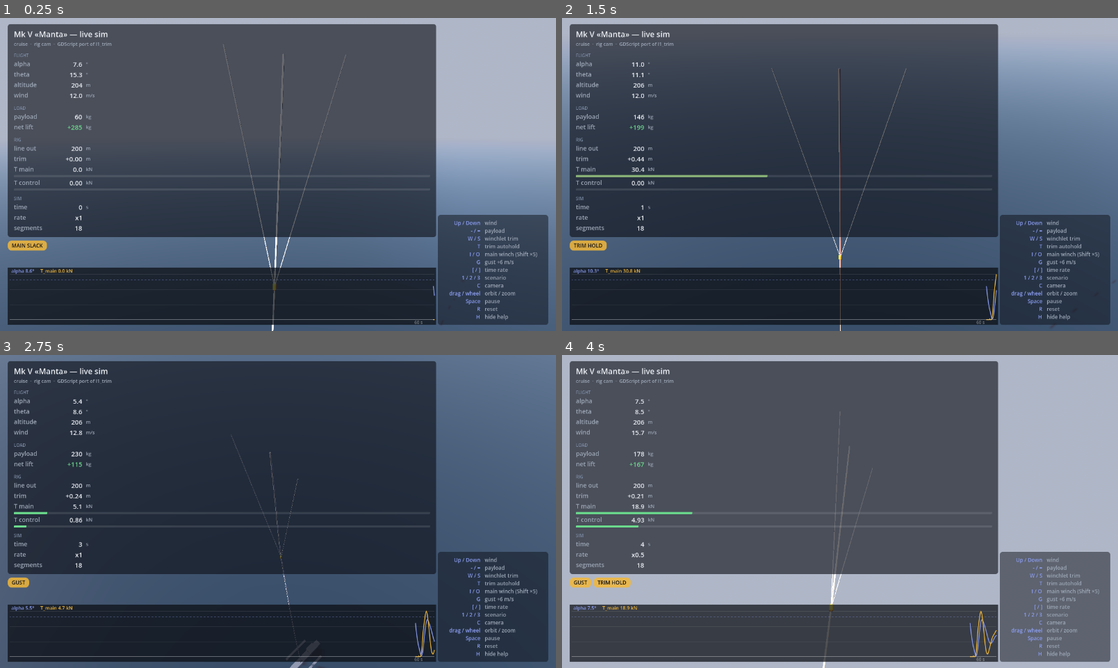
Above: before the commit, frames 1-4 (two rows, left to right).
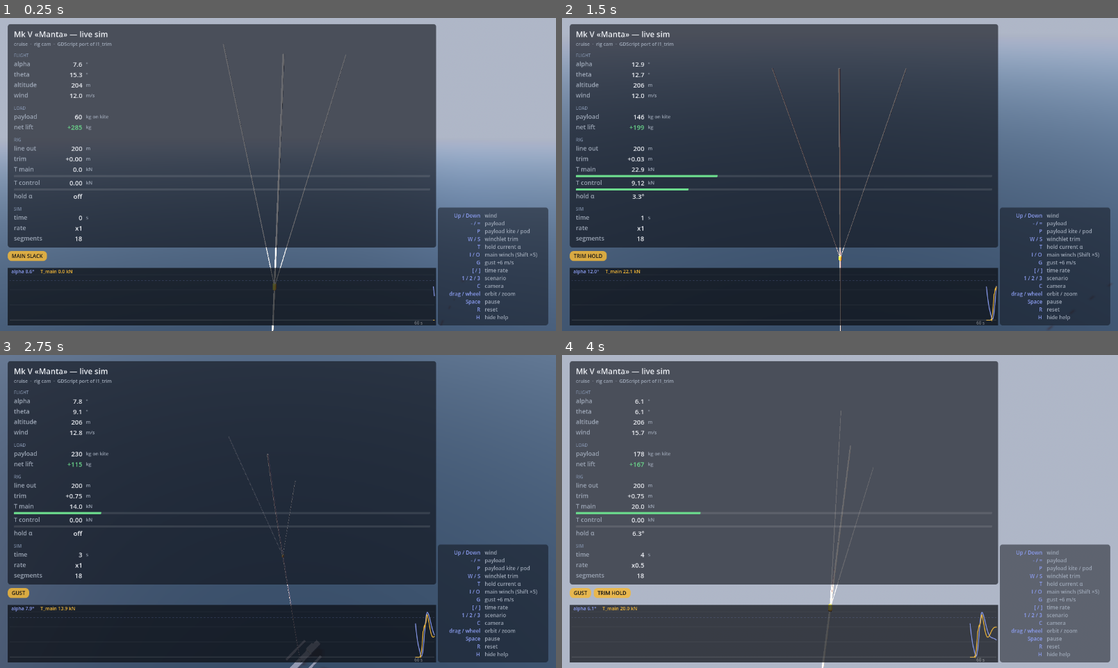
Above: after the commit, the same moments.

Repository: tijmenvanegmond/kytoon
Game: Godot game, scene res://sim/mkv_sim.tscn
Same seed, same stepped clock (60 frames per second), same inputs: the game is played once before the commit and once after it.
Inputs (mouse positions are in pixels of both pictures, inside the frame that each line leads up to):
- Up to frame 1 (0.25 s): no input
- Up to frame 2 (1.5 s): move the mouse to (962, 158) at 0.52 s; hold = (sim_payload_up) 0.53-1.25 s; hold T (sim_trim_hold) 0.53-1.25 s; click (962, 158) at 0.67 s; drag from (728, 190) to (812, 237) at 1.27 s
- Up to frame 3 (2.75 s): move the mouse to (333, 442) at 2.02 s; hold = (sim_payload_up) from 2.03 s (still down); hold G (sim_gust) from 2.03 s (still down); tap T (sim_trim_hold) at 2.3 s
- Up to frame 4 (4 s): release = (sim_payload_up) at 2.75 s; release G (sim_gust) at 2.75 s; drag from (812, 574) to (673, 464) at 2.77 s; move the mouse to (1006, 558) at 3.52 s; hold - (sim_payload_down) from 3.53 s (still down); hold [ (sim_time_slower) from 3.53 s (still down); tap T (sim_trim_hold) at 3.8 s

The runs differ from the first frame. In frame 1, 4.8% of the frame differs, in the area x 1-99%, y 30-99%; in frame 2, 5.4%, in the area x 1-100%, y 14-100%; in frame 3, 5.1%; in frame 4, 5.3%.

Commit message:
capture hover bullshi

Diff:
--- a/godot/project.godot
+++ b/godot/project.godot
@@ -40,6 +40,11 @@
 sim_wind_down={
 "deadzone": 0.5,
 "events": [Object(InputEventKey,"resource_local_to_scene":false,"resource_name":"","device":-1,"window_id":0,"alt_press …(195 unchanged characters)…
+]
+}
+sim_payload_where={
+"deadzone": 0.5,
+"events": [Object(InputEventKey,"resource_local_to_scene":false,"resource_name":"","device":-1,"window_id":0,"alt_pressed":false,"shift_pressed":false,"ctrl_pressed":false,"meta_pressed":false,"pressed":false,"keycode":0,"physical_keycode":80,"key_label":0,"unicode":0,"location":0,"echo":false,"script":null)
 ]
 }
 sim_payload_up={
--- a/godot/sim/mkv_sim.gd
+++ b/godot/sim/mkv_sim.gd
@@ -23,8 +23,10 @@
 const WINCH_RATE := 0.5            # m/s, control winchlet
 const MAIN_WINCH_RATE := 2.0       # m/s, main recovery winch
 const T_TEND := 3000.0             # N, ctl drum constant-tension when docked
-const THETA_HOLD_DEG := 10.0       # theta setpoint for pod autotrim
-const THETA_HOLD_GAIN := 0.08      # m of ctl-line per (deg-error * s)
+const ALPHA_HOLD_GAIN := 0.08      # m of ctl-line per (deg-error * s)
+const FP_CL := 1.0                 # flat-plate lift peak, CL = FP_CL·sin2α
+const FP_CD_MAX := 1.9             # bluff-body drag at 90°
+const FP_BLEND := 12.0             # degrees of blend out of the table
 const MAX_STEPS_PER_FRAME := 360   # frame-time guard for fast-forward
 const TIME_RATES := [0.25, 0.5, 1.0, 2.0, 4.0, 8.0]
 
@@ -60,12 +62,16 @@
 var n_seg := 0
 
 var payload_kg := 60.0
+var payload_on_pod := false
+var start_payload := -1.0           # >= 0 when set from the command line
+var start_wind := -1.0
 var wind_base := 12.0
 var sim_t := 0.0
 var gust_t0 := -1e9
 var paused := false
 var splashed := false
 var trim_hold := false
+var alpha_hold_deg := 6.0
 var scenario := 0
 var rate_idx := 2
 var mode := "interactive"           # | "selftest" | "recovery" | "demo"
@@ -96,15 +102,40 @@
 		elif arg.begins_with("--demo-out="):
 			mode = "demo"
 			out_path = arg.split("=")[1]
+		elif arg.begins_with("--fly-test="):
+			mode = "fly"
+			out_path = arg.split("=")[1]
+		elif arg.begins_with("--wind="):
+			start_wind = float(arg.split("=")[1])
+		elif arg.begins_with("--payload="):
+			start_payload = float(arg.split("=")[1])
+		elif arg == "--payload-on-pod":
+			payload_on_pod = true
 	_load_params()
+	if start_payload >= 0.0:
+		_apply_payload(start_payload)
 	if mode == "selftest":
+		# the gate always runs the spec config, whatever the flags say
+		payload_on_pod = false
 		_reset_reference()
 		seg_mode = false     # parity mode: straight line, matches l1_trim
 		_run_selftest()
 		return
 	if mode == "recovery":
+		var keep := payload_kg
 		_reset_reference()
+		if start_payload >= 0.0:
+			_apply_payload(keep)
 		_run_recovery_test()
+		return
+	if mode == "fly":
+		var hold := payload_kg
+		_reset_reference()
+		if start_payload >= 0.0:
+			_apply_payload(hold)
+		if start_wind > 0.0:
+			wind_base = start_wind
+		_run_fly_test()
 		return
 	_reset()
 	_build()
@@ -138,7 +169,12 @@
 func _apply_payload(kg: float) -> void:
 	payload_kg = clampf(kg, 0.0, 1500.0)
 	var m_skin: float = P["m_skin"]
-	var m_pod: float = payload_kg + float(P["rigging_kg"])
+	# on the pod the payload hangs on the tether, not on the wing: it
+	# leaves the kite's mass, CG and inertia entirely and becomes a point
+	# mass on the line (see _substep_segmented). Segmented line only —
+	# the straight-line parity model has no line to hang it from.
+	var carried: float = 0.0 if payload_on_pod else payload_kg
+	var m_pod: float = carried + float(P["rigging_kg"])
 	var m_total: float = m_skin + m_pod
 	var p_main := Vector2(P["p_main"][0], P["p_main"][1])
 	var r_skin := Vector2(P["r_skin"][0], P["r_skin"][1])
@@ -153,9 +189,11 @@
 		+ float(P["m_added_z"]) * r_cg.x * r_cg.x + float(P["ia_d"])
 
 
-## Net static lift [kg]: positive floats, negative must be flown.
+## Net static lift of the whole system [kg] — payload counts wherever it
+## hangs. Positive floats, negative must be flown.
 func net_lift_kg() -> float:
-	return float(P["buoyancy_n"]) / float(P["g"]) - float(P["m_total"])
+	var hung: float = payload_kg if payload_on_pod else 0.0
+	return float(P["buoyancy_n"]) / float(P["g"]) - float(P["m_total"]) - hung
 
 
 ## The exact l1_trim reconstruction: 12 m/s mission trim on the full
@@ -273,6 +311,42 @@
 	return Vector2(p[0] * c + p[1] * sn, -p[0] * sn + p[1] * c)
 
 
+## (CL, CD, Cm) at alpha [deg].
+##
+## INSIDE the exported table (l1_trim's validated band, −8…24°) this is
+## the solver's own data interpolated — untouched, and the band the
+## parity gate covers.
+##
+## OUTSIDE it, blend to a flat plate. l1_trim makes no claim out here and
+## the table simply clamped, which let a stalled wing keep gliding on
+## CD ≈ 0.05 at α = −60° and turned every slack-line upset into a clean,
+## unrecoverable dive. A real fat wing at that attitude is a bluff body
+## (CD ≈ 1.9) that decelerates and tumbles until buoyancy and the line
+## take over. Cm still holds at the edge value — least trustworthy term,
+## and drag is what dominates the recovery. SIM ONLY: these coefficients
+## are not a design claim, and the HUD flags when you are out here.
+func _aero(a: float) -> Vector3:
+	var xs: Array = P["alphas"]
+	var cl := _interp(xs, P["cl"], a)
+	var cd := _interp(xs, P["cd"], a)
+	var cm := _interp(xs, P["cm"], a)
+	var lo: float = xs[0]
+	var hi: float = xs[xs.size() - 1]
+	if a >= lo and a <= hi:
+		return Vector3(cl, cd, cm)
+	var beyond: float = (a - hi) if a > hi else (lo - a)
+	var w: float = clampf(beyond / FP_BLEND, 0.0, 1.0)
+	var r := deg_to_rad(a)
+	var cl_fp: float = FP_CL * sin(2.0 * r)
+	var cd_fp: float = 0.06 + (FP_CD_MAX - 0.06) * sin(r) * sin(r)
+	return Vector3(lerpf(cl, cl_fp, w), lerpf(cd, cd_fp, w), cm)
+
+
+func _aero_extrapolated(a: float) -> bool:
+	var xs: Array = P["alphas"]
+	return a < float(xs[0]) or a > float(xs[xs.size() - 1])
+
+
 func _derivs(st: Array[float], U: float) -> Dictionary:
 	var x := st[0]
 	var z := st[1]
@@ -283,9 +357,10 @@
 	var wa := Vector2(U - u, -w)
 	var va: float = max(wa.length(), 1e-6)
 	var alpha := rad_to_deg(th + atan2(wa.y, wa.x))
-	var cl := _interp(P["alphas"], P["cl"], alpha)
-	var cd := _interp(P["alphas"], P["cd"], alpha)
-	var cm := _interp(P["alphas"], P["cm"], alpha)
+	var co := _aero(alpha)
+	var cl := co.x
+	var cd := co.y
+	var cm := co.z
 	var S: float = P["S"]
 	var c_ref: float = P["c_ref"]
 	var q: float = 0.5 * P["rho"] * va * va
@@ -331,7 +406,11 @@
 	var dist3: float = sqrt(v_len * v_len + P["y_ctl"] * P["y_ctl"])
 	var l0c_eff := l0c
 	if is_docked:
-		l0c_eff = max(l0c, dist3 - T_TEND / k_ctl)   # constant-tension tend
+		# constant-tension tend: a docked drum hauls slack IN as well as
+		# paying out. (It used to be max(l0c, ...), which only tensioned
+		# if the drum happened to be short — so a payed-out drum left the
+		# control pair dead slack through the whole hover.)
+		l0c_eff = dist3 - T_TEND / k_ctl
 	var t_ctl := 0.0
 	if dist3 > l0c_eff:
 		var uvc := v / v_len
@@ -455,14 +534,30 @@
 			break
 		remaining -= seg_len
 
+	# per-node mass, so the pod can actually carry something: the payload
+	# is a point mass on the line, split over the two nodes it sits
+	# between (same weighting as its force reaction).
+	var node_m: Array[float] = []
+	node_m.resize(n_seg + 1)
+	for i in n_seg + 1:
+		node_m[i] = m_node
+	if payload_on_pod and payload_kg > 0.0:
+		var w_hi: float = 1.0 - pod_w
+		node_m[pod_i] += payload_kg * w_hi
+		node_m[pod_i - 1] += payload_kg * pod_w
+		var wt := Vector2(0.0, -payload_kg * float(P["g"]))
+		node_F[pod_i] += wt * w_hi
+		node_F[pod_i - 1] += wt * pod_w
+
 	# ---- kite forces (mirror of _derivs, main spring replaced) ----------
 	var th := s[2]
 	var wa := Vector2(U - s[3], -s[4])
 	var va: float = max(wa.length(), 1e-6)
 	var alpha := rad_to_deg(th + atan2(wa.y, wa.x))
-	var cl := _interp(P["alphas"], P["cl"], alpha)
-	var cd := _interp(P["alphas"], P["cd"], alpha)
-	var cm := _interp(P["alphas"], P["cm"], alpha)
+	var co := _aero(alpha)
+	var cl := co.x
+	var cd := co.y
+	var cm := co.z
 	var S: float = P["S"]
 	var c_ref: float = P["c_ref"]
 	var q: float = 0.5 * P["rho"] * va * va
@@ -490,14 +585,18 @@
 	var v := pod_p - r_c
 	var v_len := v.length()
 	var dist3: float = sqrt(v_len * v_len + P["y_ctl"] * P["y_ctl"])
-	var l0c_eff := l0c
+	var t_ctl := 0.0
+	var uvc := v / maxf(v_len, 1e-9)
 	if is_docked:
-		l0c_eff = max(l0c, dist3 - T_TEND / k_ctl)
-	var t_ctl := 0.0
-	if dist3 > l0c_eff:
-		var uvc := v / maxf(v_len, 1e-9)
-		t_ctl = maxf(k_ctl * (dist3 - l0c_eff)
+		# a docked drum holds constant tension however the kite moves —
+		# that is what "auto-tend" means. Modelling it as a spring around
+		# a shifting rest length let the line damping cancel it, leaving
+		# the pair dead slack exactly when attitude authority is needed.
+		t_ctl = T_TEND
+	elif dist3 > l0c:
+		t_ctl = maxf(k_ctl * (dist3 - l0c)
 			- P["c_line"] * (v_c - pod_v).dot(uvc), 0.0)
+	if t_ctl > 0.0:
 		var fc := t_ctl * (v_len / dist3) * uvc
 		F += fc
 		M += rw_c.y * fc.x - rw_c.x * fc.y
@@ -509,7 +608,7 @@
 
 	# ---- integrate (semi-implicit Euler) --------------------------------
 	for i in range(1, n_seg):
-		nodes_v[i] += node_F[i] / m_node * dt
+		nodes_v[i] += node_F[i] / node_m[i] * dt
 		nodes_p[i] += nodes_v[i] * dt
 	var acc := [F.x / (P["m_total"] + P["m_added_x"]),
 				F.y / (P["m_total"] + P["m_added_z"]),
@@ -602,6 +701,32 @@
 	get_tree().quit()
 
 
+## "Just hang there": locked winches, segmented line, 90 s with a gust at
+## t=40. Honours --wind / --payload / --payload-on-pod, so it answers
+## configuration questions the parity gate deliberately refuses to.
+func _run_fly_test() -> void:
+	var f := FileAccess.open(out_path, FileAccess.WRITE)
+	f.store_line("t,U,alpha,theta_deg,x,z,T_main,T_ctl")
+	gust_t0 = 40.0
+	var dt := 0.004
+	var rec := 0.0
+	while sim_t < 90.0:
+		var out := _step(dt)
+		if sim_t >= rec:
+			f.store_line("%.3f,%.3f,%.3f,%.3f,%.3f,%.3f,%.1f,%.1f"
+				% [sim_t, wind_now(), out["alpha"], rad_to_deg(s[2]),
+				   s[0], s[1], out["t_main"], out["t_ctl"]])
+			rec += 0.25
+		if s[1] < 1.0:
+			print("DITCHED at t=%.1f" % sim_t)
+			break
+	f.close()
+	print("fly test written: %s  (payload %.0f kg on %s, wind %.1f)"
+		% [out_path, payload_kg, "pod" if payload_on_pod else "kite",
+		   wind_base])
+	get_tree().quit()
+
+
 func _run_demo() -> void:
 	# scripted: settle, gust, winch out (depower), winch in, wind up
 	var script := [
@@ -679,9 +804,14 @@
 		l0c = clampf(l0c - WINCH_RATE * delta, l0c_trim - 3.0, l0c_trim + 3.0)
 	if Input.is_action_pressed("sim_trim_out"):
 		l0c = clampf(l0c + WINCH_RATE * delta, l0c_trim - 3.0, l0c_trim + 3.0)
+	# ALPHA-hold, not attitude-hold: hauling the kite in adds inflow, so
+	# holding theta lets alpha run away — it climbs, overflies the ship
+	# and noses over. This is the same law the recovery procedure needed
+	# (godot/README.md); holding alpha, winching in just descends.
 	if trim_hold and not manual:
-		var err := rad_to_deg(s[2]) - THETA_HOLD_DEG
-		l0c = clampf(l0c + THETA_HOLD_GAIN * err * delta,
+		var err: float = float(last_out.get("alpha", alpha_hold_deg)) \
+			- alpha_hold_deg
+		l0c = clampf(l0c + ALPHA_HOLD_GAIN * err * delta,
 			l0c_trim - 3.0, l0c_trim + 3.0)
 	if Input.is_action_pressed("sim_payload_up"):
 		_apply_payload(payload_kg + 120.0 * delta)
@@ -708,10 +838,18 @@
 		paused = not paused
 	elif event.is_action_pressed("sim_trim_hold"):
 		trim_hold = not trim_hold
+		if trim_hold:      # capture whatever you are flying right now
+			alpha_hold_deg = clampf(
+				float(last_out.get("alpha", 6.0)), -2.0, 16.0)
 	elif event.is_action_pressed("sim_time_slower"):
 		rate_idx = maxi(rate_idx - 1, 0)
 	elif event.is_action_pressed("sim_time_faster"):
 		rate_idx = mini(rate_idx + 1, TIME_RATES.size() - 1)
+	elif event.is_action_pressed("sim_payload_where"):
+		payload_on_pod = not payload_on_pod
+		if payload_on_pod:
+			seg_mode = true          # needs the line to hang from
+		_apply_payload(payload_kg)
 	elif event.is_action_pressed("sim_camera"):
 		cam.cycle()
 	elif event.is_action_pressed("sim_help"):
@@ -734,6 +872,9 @@
 		"alt": s[1], "line": l0m, "trim": l0c - l0c_trim,
 		"t_main": out.get("t_main", 0.0), "t_ctl": out.get("t_ctl", 0.0),
 		"payload": payload_kg, "net_lift": net_lift_kg(),
+		"payload_where": "pod" if payload_on_pod else "kite",
+		"hold_alpha": alpha_hold_deg,
+		"extrap": _aero_extrapolated(out.get("alpha", 0.0)),
 		"wll": P["wll_n"], "ctl_cap": P["ctl_cap_n"],
 		"docked": docked, "hold": trim_hold, "paused": paused,
 		"splash": splashed, "gust": (sim_t - gust_t0) <= 6.0,
@@ -802,6 +943,9 @@
 	var pod_v: Vector2 = out["pod"]
 	var pod_pos := Vector3(pod_v.x, pod_v.y, 0)
 	pod.position = pod_pos
+	# a laden pod is visibly a gondola, not a winchlet
+	var bulk := 1.0 + (2.2 * payload_kg / 800.0 if payload_on_pod else 0.0)
+	pod.scale = Vector3(bulk, bulk, bulk)
 	var rc: Vector2 = out["r_c"]
 	var fairlead := Vector3(P["fairlead"][0], P["fairlead"][1], 0)
 
--- a/godot/sim/sim_hud.gd
+++ b/godot/sim/sim_hud.gd
@@ -54,7 +54,7 @@
 	_pill_box.add_theme_constant_override("separation", 6)
 	left.add_child(_pill_box)
 	for id in ["PAUSED", "GUST", "POD DOCKED", "TRIM HOLD", "MAIN SLACK",
-			   "SPLASH"]:
+			   "AERO EXTRAPOLATED", "SPLASH"]:
 		_pills[id] = _make_pill(id)
 		_pill_box.add_child(_pills[id])
 
@@ -138,7 +138,7 @@
 	_row(box, "wind", "m/s")
 	box.add_child(_sep())
 	_section(box, "LOAD")
-	_row(box, "payload", "kg")
+	_row(box, "payload", "kg on kite")
 	_row(box, "net lift", "kg")
 	box.add_child(_sep())
 	_section(box, "RIG")
@@ -146,6 +146,7 @@
 	_row(box, "trim", "m")
 	_bar_row(box, "T main", "kN")
 	_bar_row(box, "T control", "kN")
+	_row(box, "hold α", "")
 	box.add_child(_sep())
 	_section(box, "SIM")
 	_row(box, "time", "s")
@@ -246,8 +247,9 @@
 	box.add_theme_constant_override("separation", 1)
 	panel.add_child(box)
 	for pair in [["Up / Down", "wind"], ["- / =", "payload"],
+				 ["P", "payload kite / pod"],
 				 ["W / S", "winchlet trim"],
-				 ["T", "trim autohold"], ["I / O", "main winch (Shift ×5)"],
+				 ["T", "hold current α"], ["I / O", "main winch (Shift ×5)"],
 				 ["G", "gust +6 m/s"], ["[ / ]", "time rate"],
 				 ["1 / 2 / 3", "scenario"], ["C", "camera"],
 				 ["drag / wheel", "orbit / zoom"], ["Space", "pause"],
@@ -283,6 +285,8 @@
 	_put("altitude", "%.0f" % d["alt"])
 	_put("wind", "%.1f" % d["wind"])
 	_put("payload", "%.0f" % d["payload"])
+	_rows["payload"].get_parent().get_child(2).text = "kg on " \
+		+ str(d["payload_where"])
 	_put("net lift", "%+.0f" % d["net_lift"])
 	# negative net lift means the airframe no longer floats — it has to be
 	# flown, and it sinks the moment the wind drops
@@ -292,6 +296,7 @@
 	_put("trim", "%+.2f" % d["trim"])
 	_put("T main", "%.1f" % (d["t_main"] / 1e3))
 	_put("T control", "%.2f" % (d["t_ctl"] / 1e3))
+	_put("hold α", ("%.1f°" % d["hold_alpha"]) if d["hold"] else "off")
 	_put("time", "%.0f" % d["t"])
 	_put("rate", _rate_text(d))
 	_put("segments", "%d" % d["n_seg"])
@@ -311,6 +316,7 @@
 	_pill("POD DOCKED", d["docked"])
 	_pill("TRIM HOLD", d["hold"])
 	_pill("MAIN SLACK", d["t_main"] < 50.0)
+	_pill("AERO EXTRAPOLATED", d["extrap"])
 	_pill("SPLASH", d["splash"])
 
 	_banner.visible = d["splash"]
Not shown, changed: KYTOON-PROJECT.md
Not shown, changed: godot/README.md
